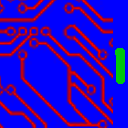
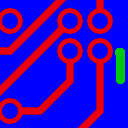
Revision of a layered 128×128 image; what changed, layer by layer:
painted on "Background" over <box>0,0,113,128</box>
